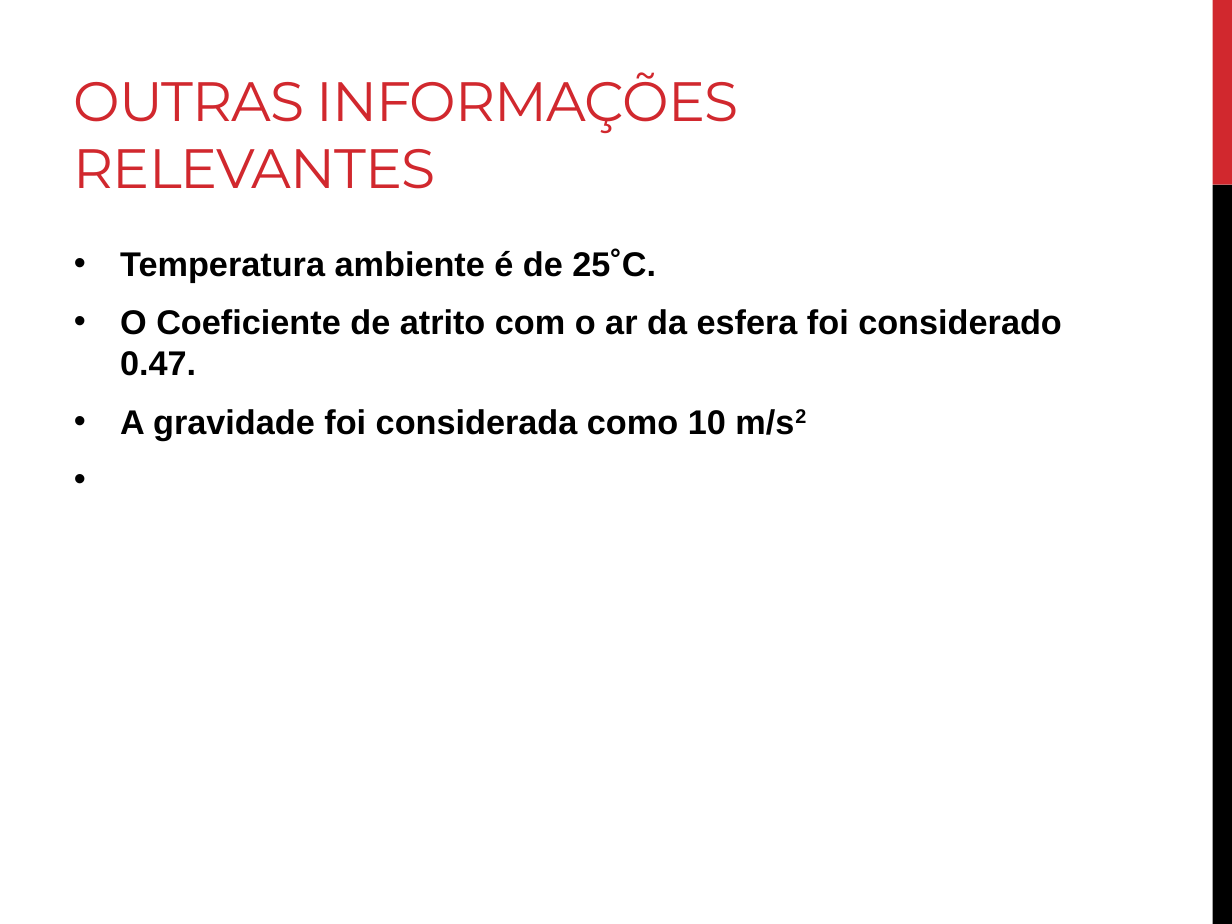
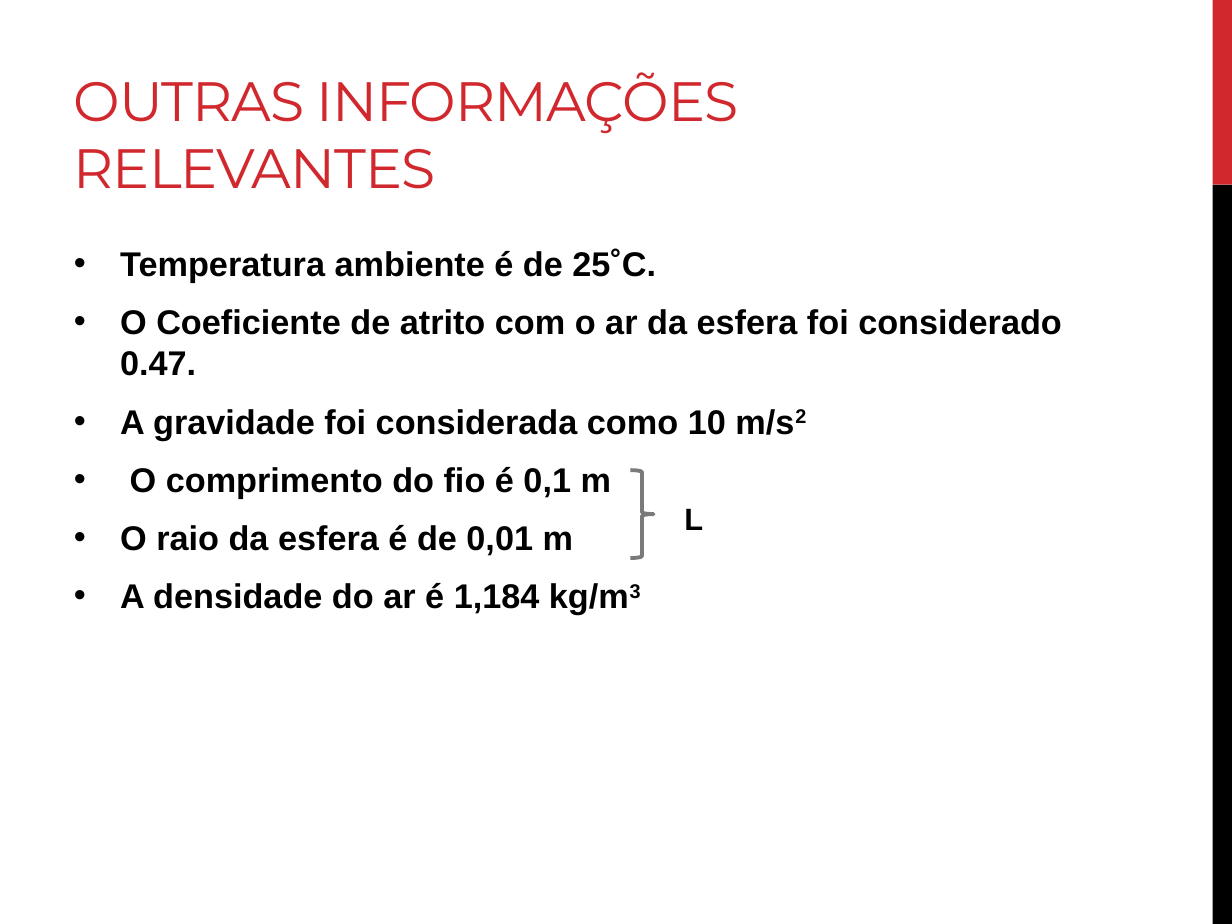
Before and after one commit to thegentil/Projeto_ModSim, a slide deck: slide 5 of Apresentação Final.pptx. Drawn at 1232x924 pixels with LibreOffice and Linux fonts; fonts in the diff are those of the drawing. Boxes give left, top, right and bottom in pixels: in the first picture for what was removed or moved away, otherwise in the second. Text is boxed around its words. In the diff, an @@ line names an element or a change of style, - is before the commit and + after.

```diff
--- a/Apresentação Final.pptx
+++ b/Apresentação Final.pptx
@@ text at [120,467,629,615]: paragraphs added @@
+• O comprimento do fio é 0,1 m
+• O raio da esfera é de 0,01 m
+• A densidade do ar é 1,184 kg/m3
@@ right brace added at [631,471,654,558], outline #7A7A7A 2.25 pt @@
@@ text added at [684,508,703,530], 18 pt, text #000000, bold @@
+L
```
Also in this commit, not shown: 1 other slide changed, 1 slide added, 1 slide removed.
